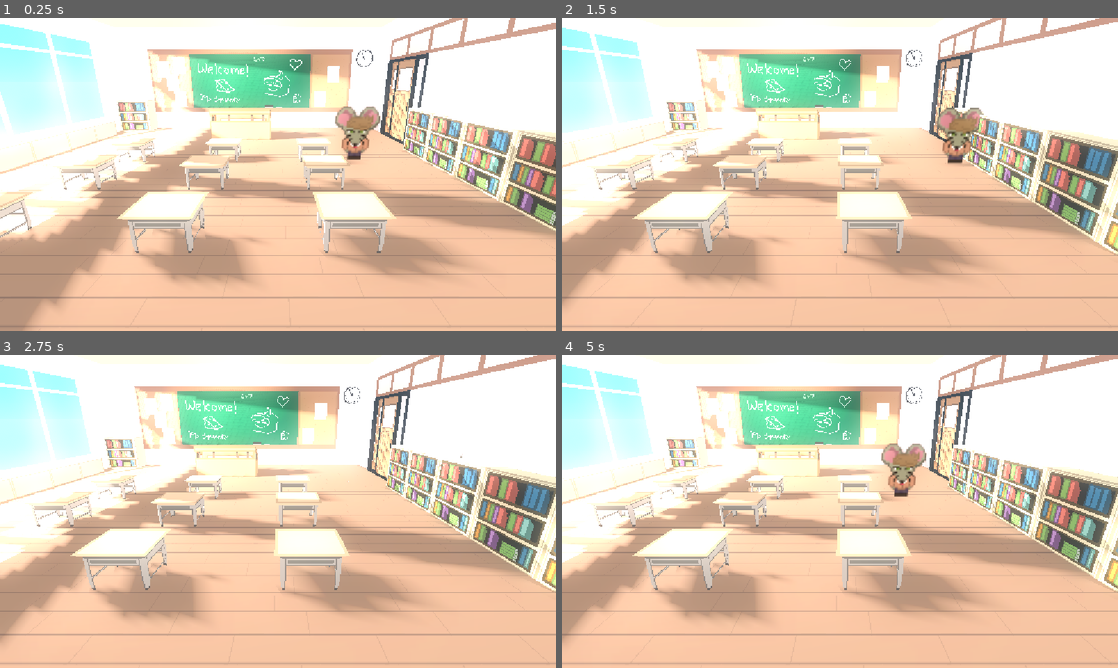
Above: before the commit, frames 1-4 (two rows, left to right).
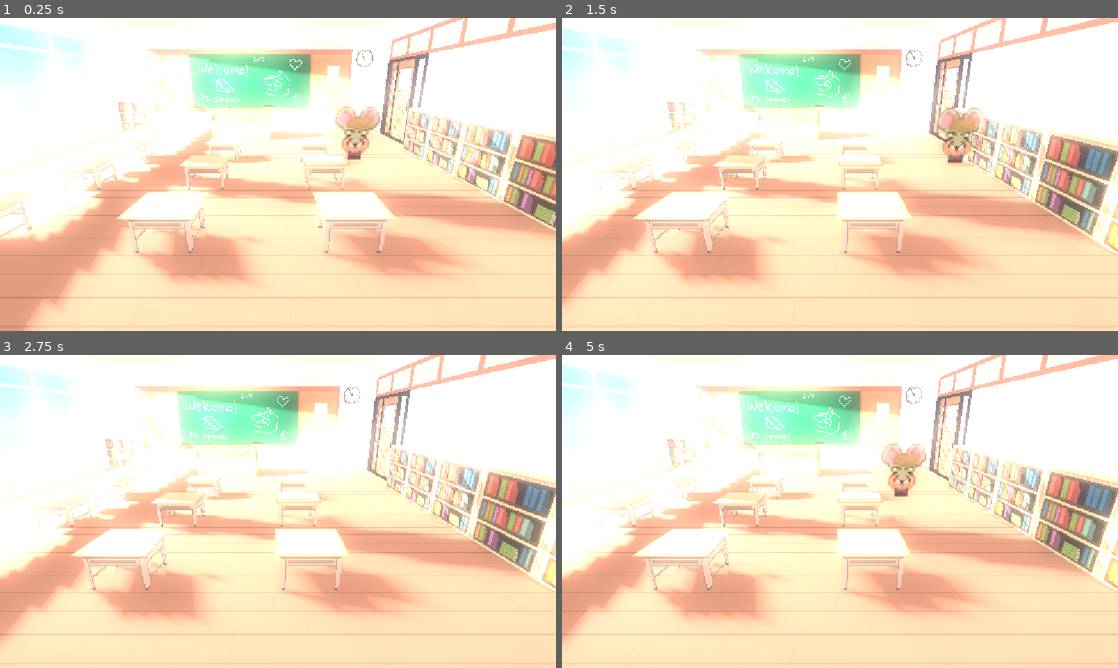
Above: after the commit, the same moments.

Repository: sid-the-loser/riskuits
Game: Godot game, scene res://scenes/test.tscn
Two runs of this game, one before a commit and one after it. Both use one fixed random seed, a clock stepped at 60 frames per second and the inputs below.
Inputs:
- Up to frame 1 (0.25 s): no input
- Up to frame 2 (1.5 s): hold Right (move_right) 0.53-1.28 s; hold Down (move_down) from 1.28 s (still down)
- Up to frame 3 (2.75 s): release Down (move_down) at 2.03 s; hold Right (move_right) from 2.03 s (still down)
- Up to frame 4 (5 s): release Right (move_right) at 2.78 s; hold Up (move_up) 2.78-3.53 s; tap Enter at 3.5 s; hold Left (move_left) from 3.53 s (still down)

The runs differ from the first frame. In frame 1, 69% of the frame differs, in the area x 0-100%, y 0-100%; in frame 2, 68%; in frame 3, 68%; in frame 4, 68%.

Commit message:
Lighting Adjustments + Environment Config

Diff:
--- a/scenes/test.tscn
+++ b/scenes/test.tscn
@@ -39,6 +39,7 @@
 shadow_enabled = true
 shadow_blur = 1.12
 spot_range = 70.0
+spot_attenuation = 0.9
 spot_angle = 71.0
 
 [node name="SpotLight3D2" type="SpotLight3D" parent="."]
@@ -49,7 +50,9 @@
 shadow_enabled = true
 shadow_blur = 2.563
 spot_range = 70.0
+spot_attenuation = 0.9
 spot_angle = 71.0
+spot_angle_attenuation = 0.4204482
 
 [node name="WorldEnvironment" type="WorldEnvironment" parent="."]
 environment = ExtResource("4_74lek")
@@ -66,3 +69,15 @@
 spot_attenuation = 0.78
 spot_angle = 81.49
 spot_angle_attenuation = 0.20306315
+
+[node name="ExitSpotLight" type="SpotLight3D" parent="."]
+transform = Transform3D(-0.6096976, 0.74924135, -0.25866237, 0.04644245, 0.35954, 0.9319733, 0.7912724, 0.5562089, -0.25400728, 15.854614, 15.947399, -16.559404)
+light_energy = 16.0
+light_indirect_energy = 16.0
+light_volumetric_fog_energy = 16.0
+light_bake_mode = 1
+shadow_enabled = true
+shadow_blur = 1.12
+spot_range = 70.0
+spot_attenuation = 0.79
+spot_angle = 75.11775
--- a/world_environment_stuff/inclass_environment.tres
+++ b/world_environment_stuff/inclass_environment.tres
@@ -15,12 +15,12 @@
 background_energy_multiplier = 1.17
 sky = SubResource("Sky_wlxty")
 ambient_light_source = 2
-ambient_light_color = Color(1, 1, 1, 1)
+ambient_light_color = Color(1, 0.85882354, 0.79607844, 1)
 ambient_light_energy = 0.75
 glow_enabled = true
 glow_normalized = true
 glow_intensity = 1.38
 glow_strength = 0.26
-glow_bloom = 0.33
+glow_bloom = 0.6
 glow_blend_mode = 0
 glow_hdr_threshold = 0.69
